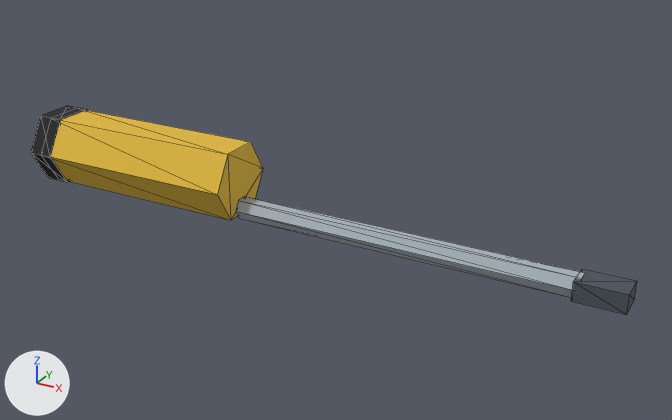
Before and after pictures for a commit that changed the glTF model site/models/GT_Screwdriver_01.glb.
Camera for both pictures: a 50 mm lens placed at (0.192, -0.309, 0.168), pointed at (0.019, 0.005, 0.011). The lights are fixed; the arrows at lower left show +X, +Y and +Z. The first picture is the older version. Mesh edges are drawn as thin lines. Vertices at exactly the same position are counted once.

Names of what the first picture shows: 'GT_Screwdriver_01'.
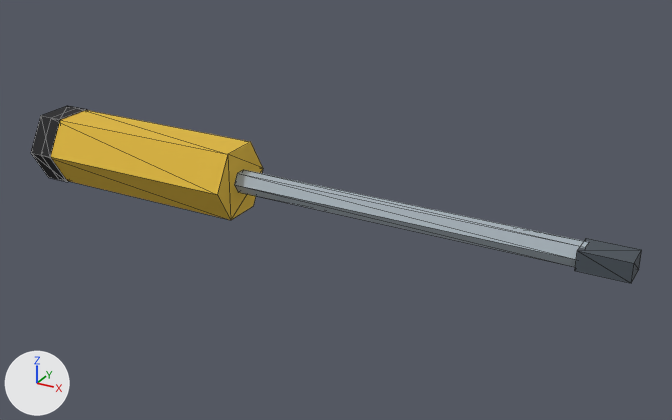
The newer file is also turned or shifted as a whole; pictures and numbers use the older file's frame.

Pixel boxes (x1, y1, x2, y2) of what changed, in the pictures (672 x 420 px; the box of a moved part takes in the faces that stretch with it):
'GT_Screwdriver_01', reshaped (15% shorter): before (31, 106, 637, 315); after (31, 106, 642, 283)
part 1 of me_gt_screwdriver_01, moved or reshaped: before (236, 196, 585, 297); after (234, 170, 589, 267)
part 2 of me_gt_screwdriver_01, moved or reshaped: before (571, 269, 637, 315); after (575, 238, 642, 283)

The change in detail:
me_gt_screwdriver_01 is used by ob_gt_screwdriver_01; location (0.0, 0.0, 0.0).
me_gt_screwdriver_01 had 44 vertices, 72 faces and spanned x -0.131..0.143, y -0.018..0.018, z 0.001..0.033.
me_gt_screwdriver_01 now has 44 vertices, 72 faces and spans x -0.131..0.143, y -0.018..0.018, z 0.002..0.033.
me_gt_screwdriver_01 part 1: the loose piece of 12 vertices spanning x -0.025..0.125, y -0.005..0.005, z 0.001..0.009 is moved by (0.0, 0.0, 0.012).
me_gt_screwdriver_01 part 2: the loose piece of 8 vertices spanning x 0.123..0.143, y -0.006..0.006, z 0.001..0.009 is moved by (0.0, 0.0, 0.012).
